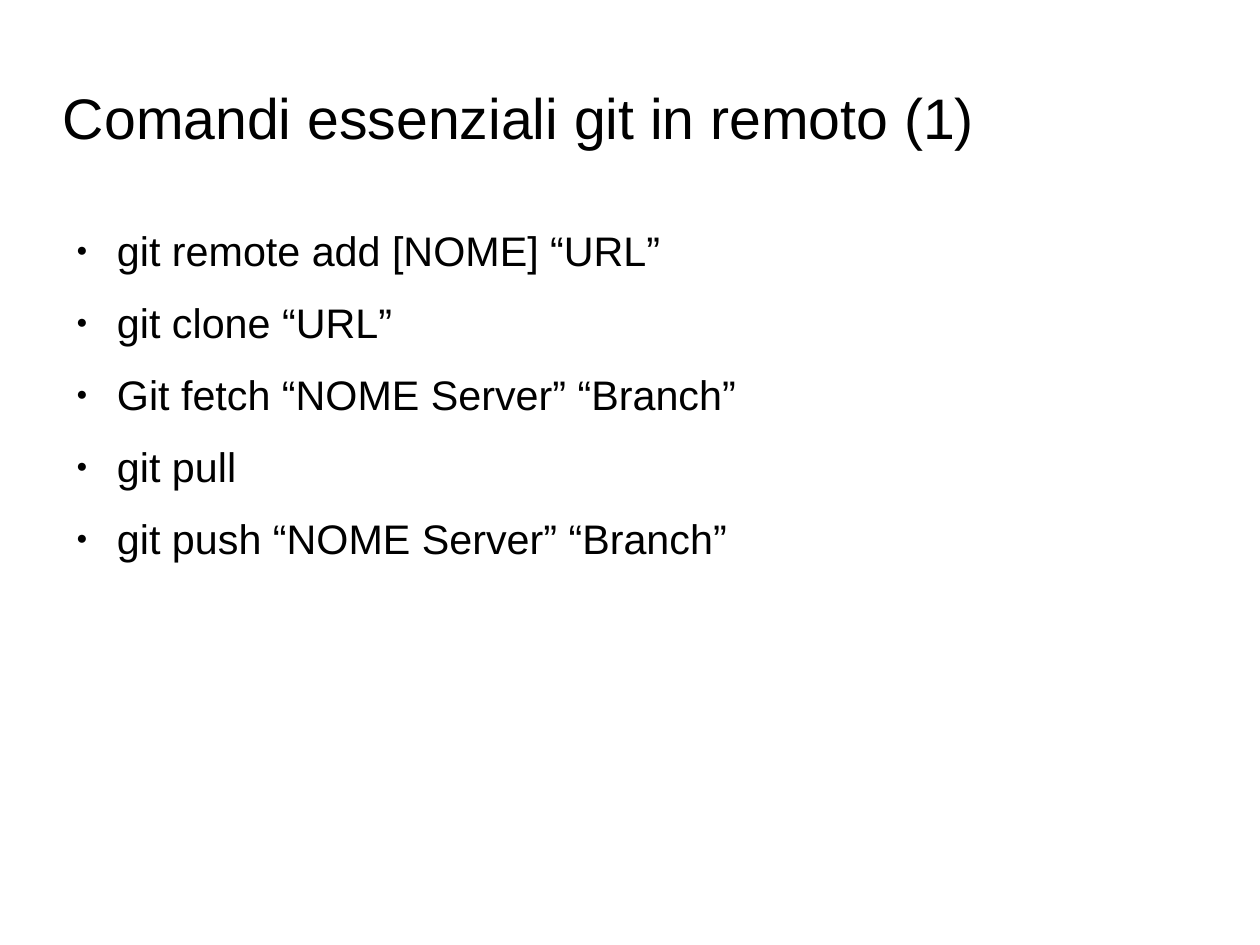
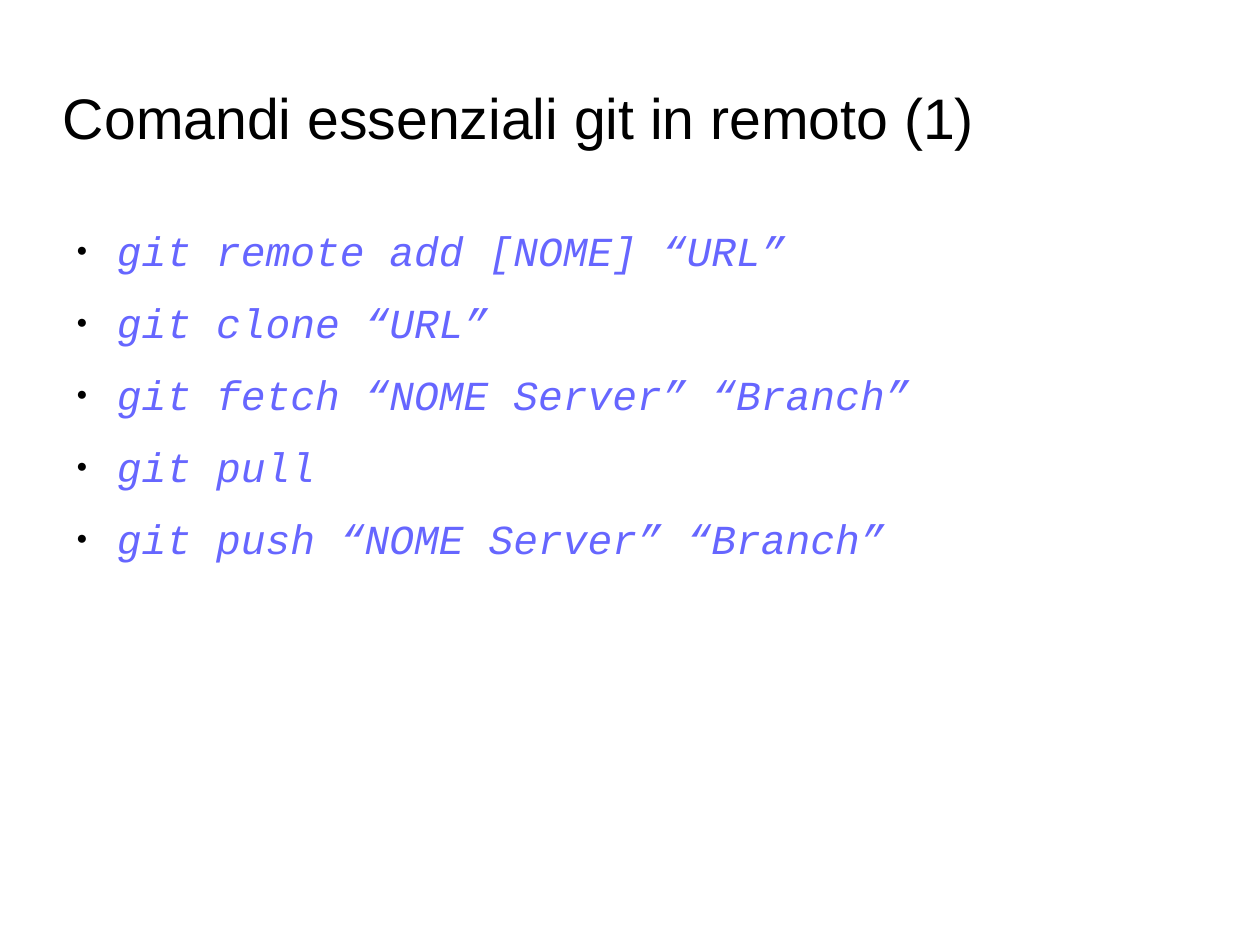
Before and after one commit to GioeleCicchini/Git-Presentation, a slide deck: slide 14 of presentazione git.odp. Drawn at 1260x945 pixels with LibreOffice and Linux fonts; fonts in the diff are those of the drawing; background and template pictures are left out. Boxes give left, top, right and bottom in pixels: in the first picture for what was removed or moved away, otherwise in the second. Text is boxed around its words. In the diff, an @@ line names an element or a change of style, - is before the commit and + after.

```diff
--- a/presentazione git.odp
+++ b/presentazione git.odp
@@ text at bbox=[117, 236, 885, 563]: font Arial to Courier New, text colour #000000 to #6666FF, italic on in "git remote add [NOME] “URL”", "git clone “URL”", "git pull", "git push “NOME Server” “Branch”" @@
@@ text at bbox=[117, 380, 909, 419]: text changed; font Arial to Courier New; text colour #000000 to #6666FF; italic on @@
-● Git fetch “NOME Server” “Branch”
+● git fetch “NOME Server” “Branch”
```
Also in this commit, not shown: 5 other slides changed, 1 slide added, 3 other files.
